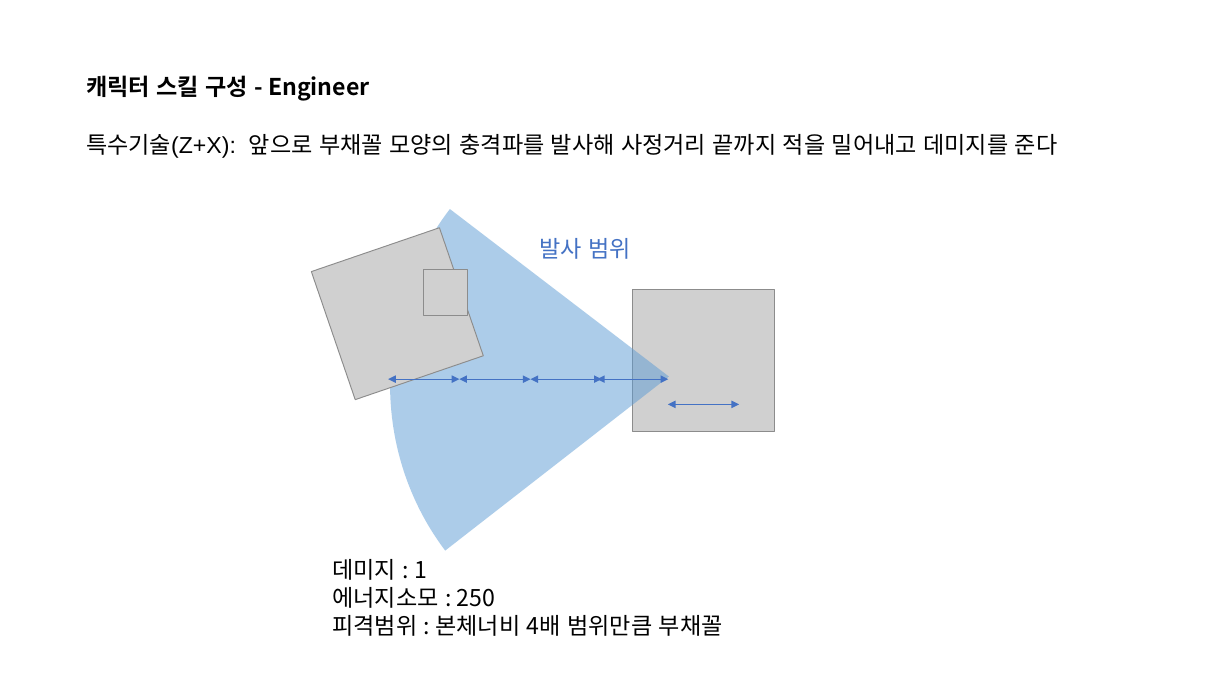
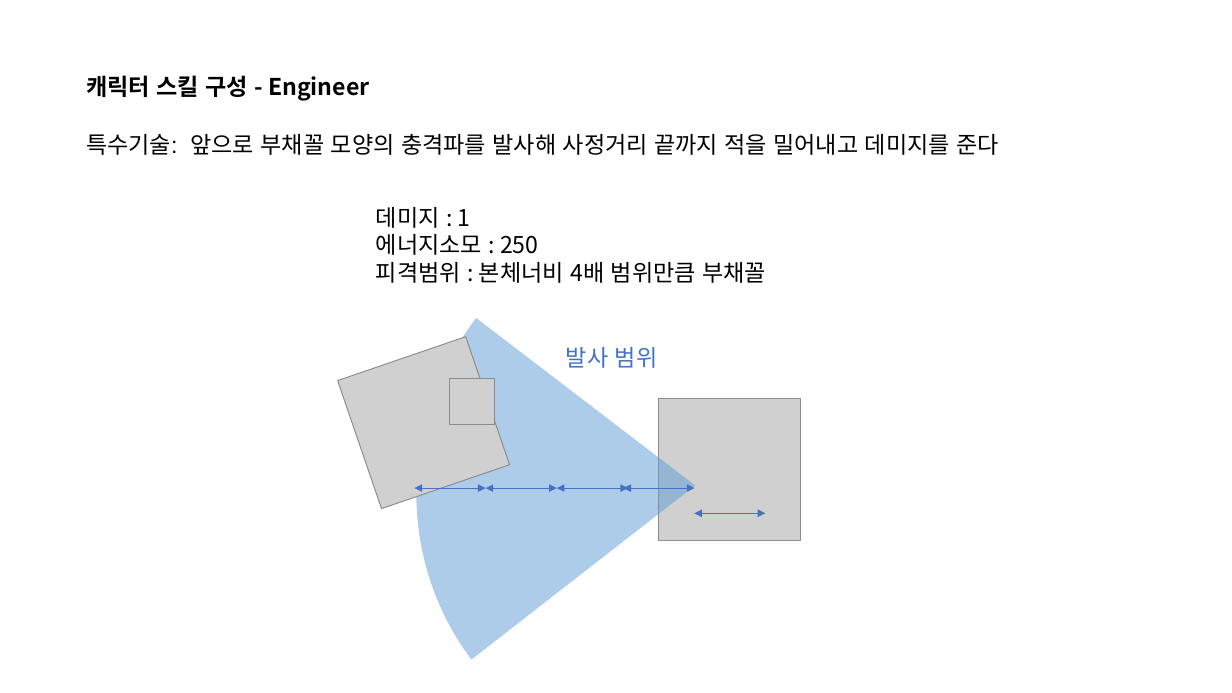
Before and after one commit to penspanic/ITWGamejam, a slide deck: slide 19 of Plan/Rocketman_씬&스킬구성.pptx (slide 5 before the commit). Drawn at 1232x693 pixels with LibreOffice and Linux fonts; fonts in the diff are those of the drawing; grey boxes stand for pictures. Boxes give left, top, right and bottom in pixels: in the first picture for what was removed or moved away, otherwise in the second. Text is boxed around its words. In the diff, an @@ line names an element or a change of style, - is before the commit and + after.

```diff
--- a/Plan/Rocketman_씬&스킬구성.pptx
+++ b/Plan/Rocketman_씬&스킬구성.pptx
@@ text at [86, 134, 999, 155]: text changed @@
-특수기술(Z+X): 앞으로 부채꼴 모양의 충격파를 발사해 사정거리 끝까지 적을 밀어내고 데미지를 준다
+특수기술: 앞으로 부채꼴 모양의 충격파를 발사해 사정거리 끝까지 적을 밀어내고 데미지를 준다
@@ text "데미지 : 1": place and size @@
-text "데미지 : 1" at [332, 559, 723, 636]
+text "데미지 : 1" at [376, 207, 766, 283]
@@ 5 double arrows, 3 pictures, 1 text, 1 pie slice (boxed as its full ellipse): place and size @@
-5 double arrows, 3 pictures, 1 text, 1 pie slice (boxed as its full ellipse) at [278, 0, 1061, 693]
+5 double arrows, 3 pictures, 1 text, 1 pie slice (boxed as its full ellipse) at [304, 92, 1087, 693]
```
Also in this commit, not shown: 5 other slides changed, 13 slides added, 2 other files.
